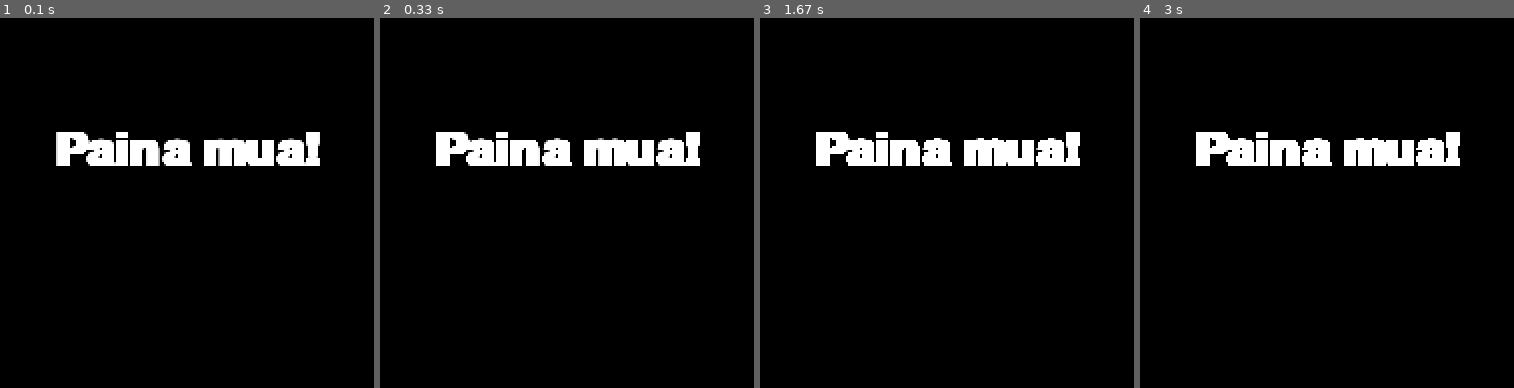
Above: before the commit, frames 1-4 (left to right).
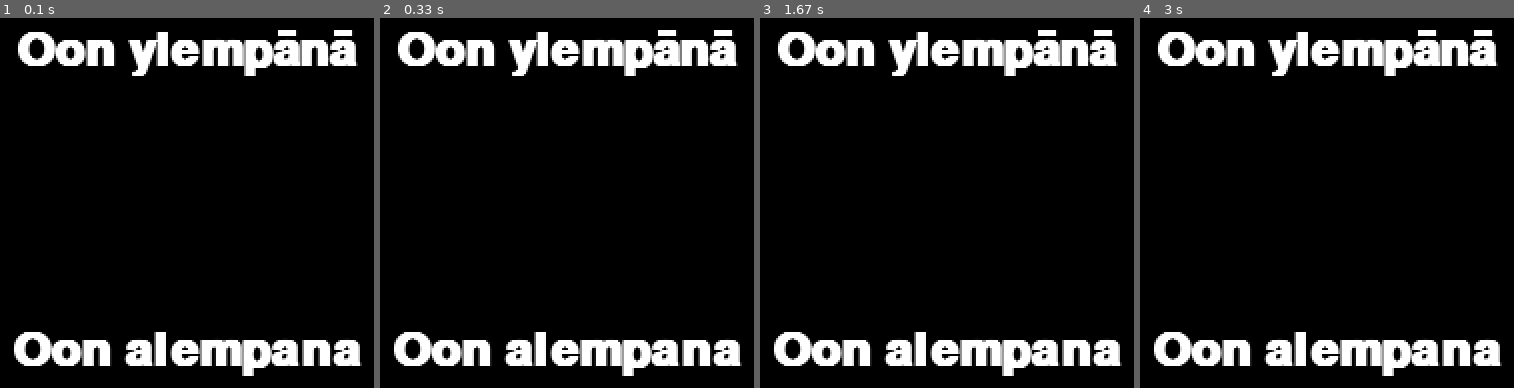
Above: after the commit, the same moments.

Repository: Tatusaily/Lentsikkapeli
Game: pygame game, started from Tatun jutut/pygame nappi.py
Two runs of this game, one before a commit and one after it. Both use one fixed random seed, a clock stepped at 60 frames per second and the inputs below.
Inputs (mouse positions are in pixels of both pictures, inside the frame that each line leads up to):
- Up to frame 1 (0.1 s): no input
- Up to frame 2 (0.33 s): no input
- Up to frame 3 (1.67 s): click (947, 51) at 0.38 s
- Up to frame 4 (3 s): click (1327, 351) at 1.72 s

The runs differ from the first frame. In frame 1, 16% of the frame differs, in the area x 3-97%, y 3-97%; in frame 2, 16%; in frame 3, 16%; in frame 4, 16%.

Commit message:
Napit toimii nyt oliona (class). Tehokkaampi tapa tehdä nappeja valikoihin yms., kuin manuaalisesti joka napin tekeminen ja hiiren sijainnin tarkistus.
Nappien funktiot on vielä nappiolion sisällä. Se ei ehkä oo paras vaihtoehto.

Diff:
--- a/Tatun jutut/pygame nappi.py
+++ b/Tatun jutut/pygame nappi.py
@@ -9,33 +9,47 @@
 screeny = 600
 screen = pygame.display.set_mode((screenx, screeny))
 
-""" Tää CLASSI ei tee mitään kun en saanut sitä toimimaan :(
+#Tää CLASSI ei toiminut koska tein sen väärin :(
+#Nyt se toimii, koska tein sen oikein :)
 class MENUBUTTON:
-    #Nappi jossa on tekstiä
-    #Nappi haluaa tekstin ja sijainnin
-    def __init__(self, txt, x, y):
-        text = menufont.render(txt, True, "WHITE")
+    instances = []
+    def __init__(self,name, txt, x, y):
+        self.__class__.instances.append(self)
+        self.name = name
+        self.teksti = txt
+        self.x = x
+        self.y = y
+        self.text = menufont.render(txt, True, "WHITE")
+        self.text_rect = self.text.get_rect(center=(self.x, self.y))
+        screen.blit(self.text, self.text_rect)
 
-    def draw(self, x, y):
-        text_rect = text.get_rect(center=(x, y))
-        screen.blit(text, text_rect)
-"""
+    def funktio(self):
+        if self.name == "ylänappi":
+            print("Painoit ylempää nappia.")
+        if self.name == "alanappi":
+            print("Painoit alempaa nappia.")
+
+ylänappi = MENUBUTTON("ylänappi", "Oon ylempänä", screenx / 2, screeny / 4)
+alanappi = MENUBUTTON("alanappi", "Oon alempana", screenx / 2, screeny / 2)
 
 
+#Päälooppi
 while True:
+    #Eventloop
     for event in pygame.event.get():
         if event.type == pygame.QUIT:
             pygame.quit()
             sys.exit()
         if event.type == pygame.MOUSEBUTTONDOWN:
-            if text_rect.collidepoint(pygame.mouse.get_pos()):
-                print("KOSKEE!")
+            for instance in MENUBUTTON.instances:
+                if instance.text_rect.collidepoint(pygame.mouse.get_pos()):
+                    instance.funktio()
 
-    menufont = pygame.font.SysFont("Comic Sans", 35, True)
-    text = menufont.render("Paina mua!", True, "WHITE")                  #tekee tekstistä surfacen, koko päätellään fontin mukaan
-    text_rect = text.get_rect(center=(screenx/2, screeny/3))       #tekee text-surfacen kokoinen suorakulmio ja laitetaan se tiettyyn kohtaan
-    screen.blit(text, text_rect)                                   #piirretään "text"-pinta "text_rect" kulmion sijaintiin.
-
-
+            """
+            if ylänappi.text_rect.collidepoint(pygame.mouse.get_pos()):
+                ylempinappi()
+            if alanappi.text_rect.collidepoint(pygame.mouse.get_pos()):
+                alempinappi()
+            """
 
     pygame.display.update()
